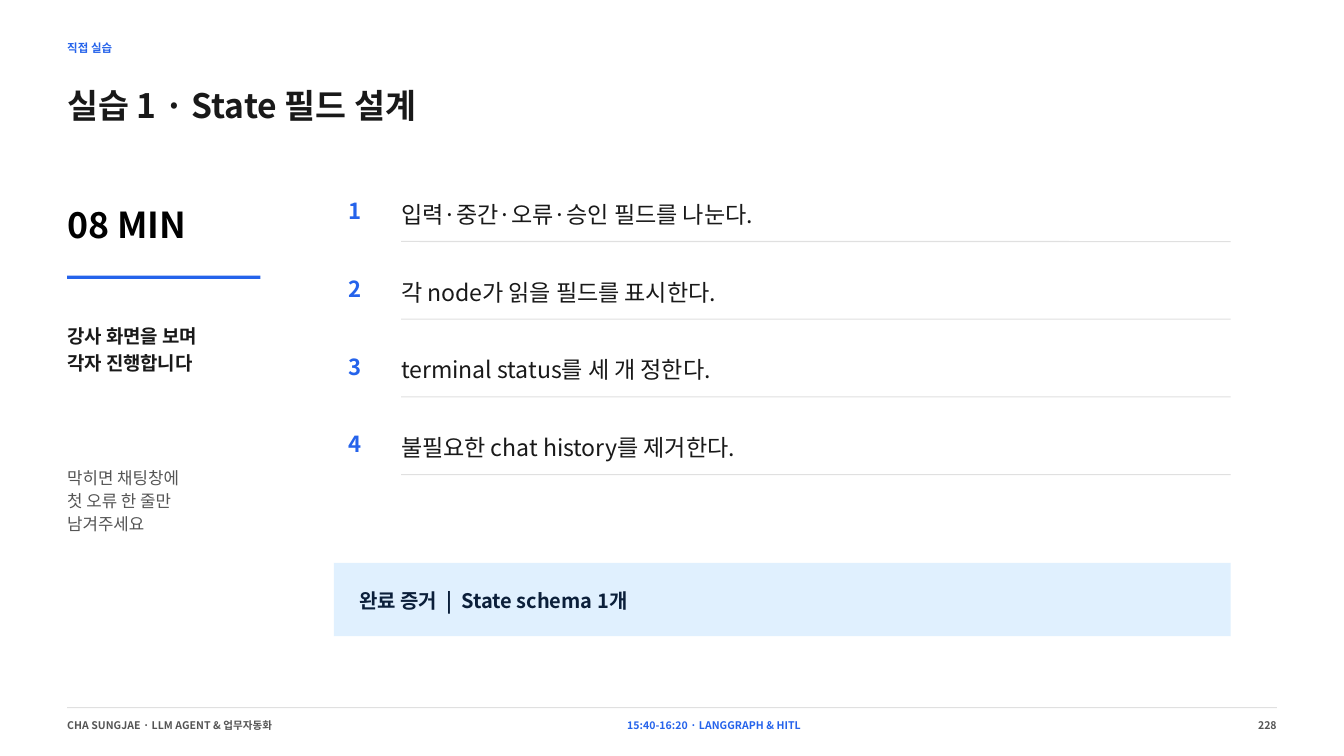
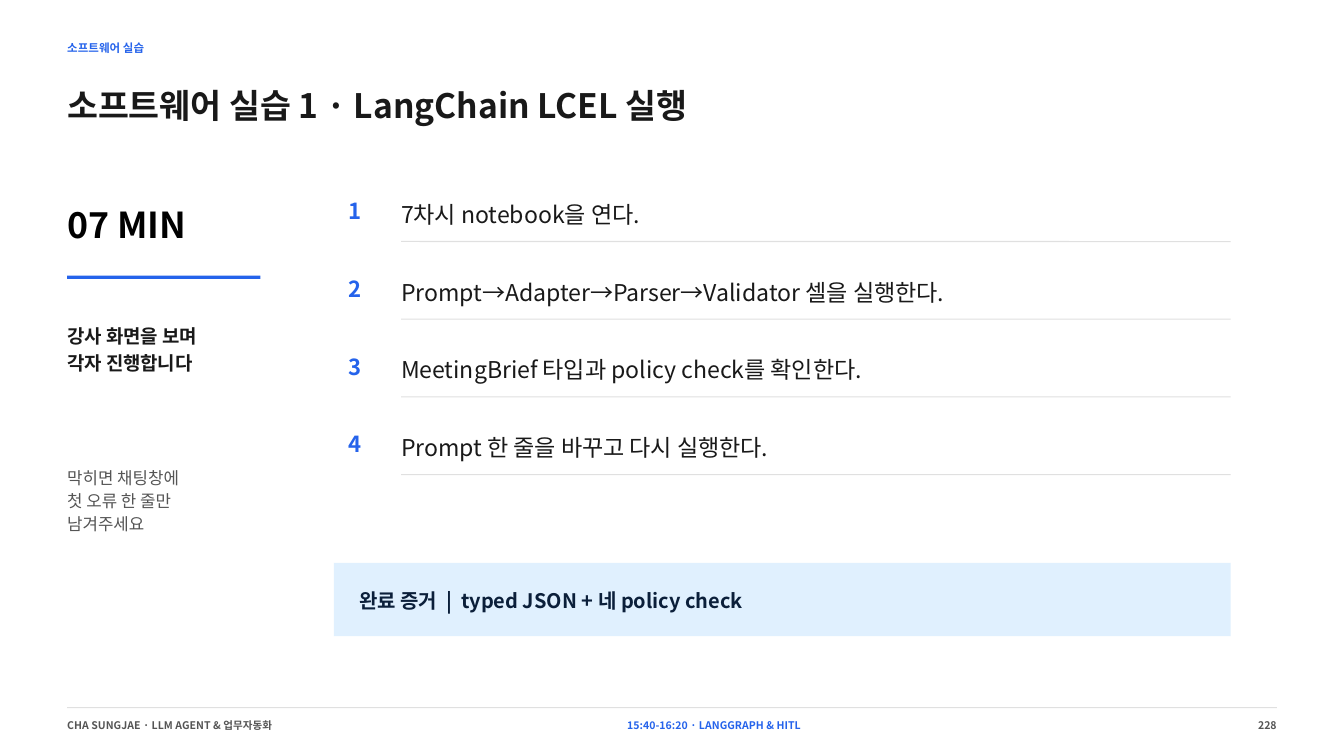
Before and after one commit to smilesjcha/llm-agent-and-workflow-automation, a slide deck: slide 228 of slides/IPA_LLM_Agent_업무자동화_Day1_2026-08-23_MUSINSA_PARTS_270p.pptx. Drawn at 1344x756 pixels with LibreOffice and Linux fonts; fonts in the diff are those of the drawing. Boxes give left, top, right and bottom in pixels: in the first picture for what was removed or moved away, otherwise in the second. Text is boxed around its words. In the diff, an @@ line names an element or a change of style, - is before the commit and + after.

```diff
--- a/slides/IPA_LLM_Agent_업무자동화_Day1_2026-08-23_MUSINSA_PARTS_270p.pptx
+++ b/slides/IPA_LLM_Agent_업무자동화_Day1_2026-08-23_MUSINSA_PARTS_270p.pptx
@@ text at <box>67,42,144,53</box>: text changed @@
-직접 실습
+소프트웨어 실습
@@ text at <box>67,89,687,126</box>: text changed @@
-실습 1 · State 필드 설계
+소프트웨어 실습 1 · LangChain LCEL 실행
@@ text at <box>401,204,640,225</box>: text changed @@
-입력·중간·오류·승인 필드를 나눈다.
+7차시 notebook을 연다.
@@ text at <box>67,211,186,239</box>: text changed @@
-08 MIN
+07 MIN
@@ text at <box>401,282,944,306</box>: text changed @@
-각 node가 읽을 필드를 표시한다.
+Prompt→Adapter→Parser→Validator 셀을 실행한다.
@@ text at <box>401,358,862,384</box>: text changed @@
-terminal status를 세 개 정한다.
+MeetingBrief 타입과 policy check를 확인한다.
@@ text at <box>401,437,768,462</box>: text changed @@
-불필요한 chat history를 제거한다.
+Prompt 한 줄을 바꾸고 다시 실행한다.
@@ text at <box>359,591,743,613</box>: text changed @@
-완료 증거 | State schema 1개
+완료 증거 | typed JSON + 네 policy check
```
Also in this commit, not shown: 88 other slides changed, 5 other files.
